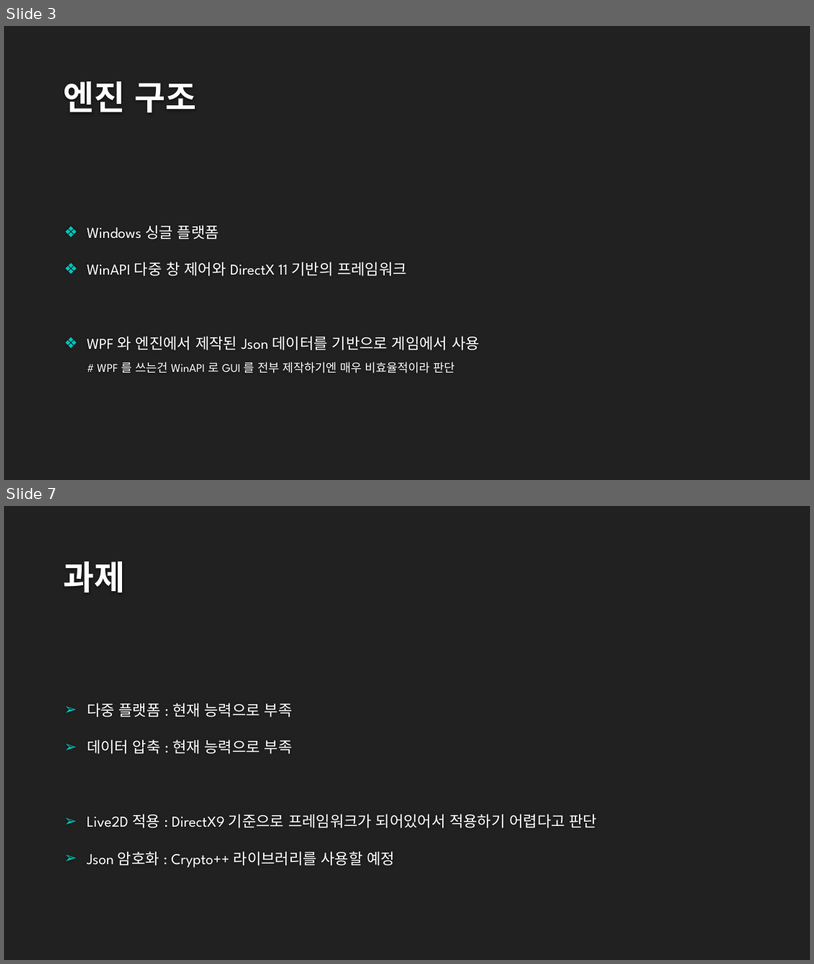
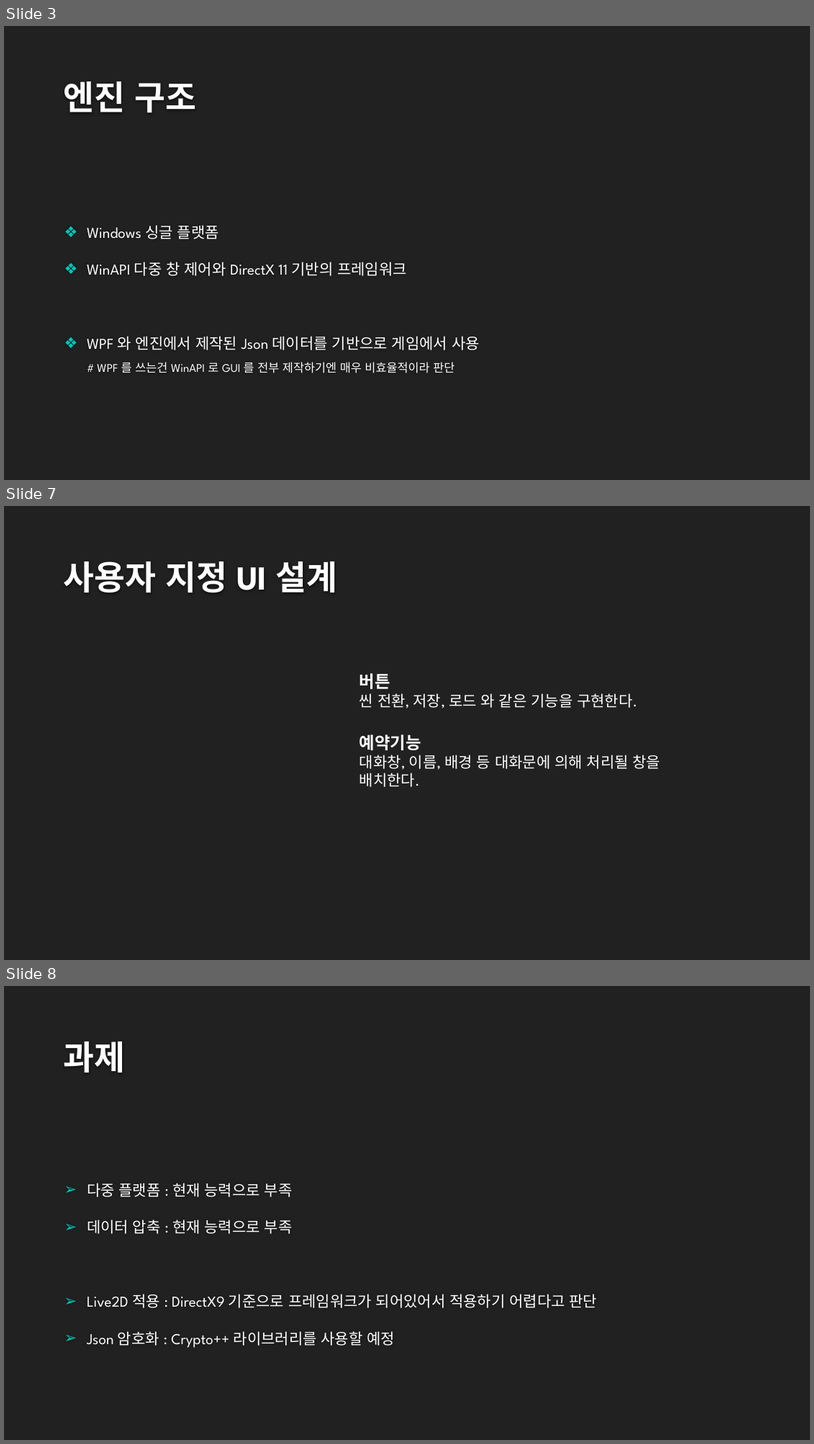
Before and after one commit to DIMBD-AKE/Visual-Light-Novel, a slide deck: Visual Light Novel.pptx. Shown one above the other, each under a label of ours: slides 3 and 7 before the commit, slides 3, 7 and 8 after it; the slides between them are not shown. The pictures are 814x964 and 814x1444 pixels, drawn with LibreOffice and Linux fonts; fonts in the diff are those of the drawing; background and template pictures are left out. Boxes give left, top, right and bottom in pixels: in the first picture for what was removed or moved away, otherwise in the second. Text is boxed around its words. In the diff, an @@ line names an element or a change of style, - is before the commit and + after.

```diff
--- a/Visual Light Novel.pptx
+++ b/Visual Light Novel.pptx
@@ slide 7 added at (x1=4, y1=506, x2=810, y2=960), background #212121 @@
@@ title added at (x1=64, y1=561, x2=338, y2=592), 40 pt, text #FEFEFE, bold @@
+사용자 지정 UI 설계
@@ text added at (x1=360, y1=673, x2=638, y2=708), 18 pt, text #FFFFFF @@
+버튼
+씬 전환, 저장, 로드 와 같은 기능을 구현한다.
@@ text added at (x1=360, y1=734, x2=661, y2=787), 18 pt, text #FFFFFF @@
+예약기능
+대화창, 이름, 배경 등 대화문에 의해 처리될 창을
+배치한다.
@@ what was slide 7 is now slide 8 @@
```
Also in this commit, not shown: 3 slides changed, 21 other files.
